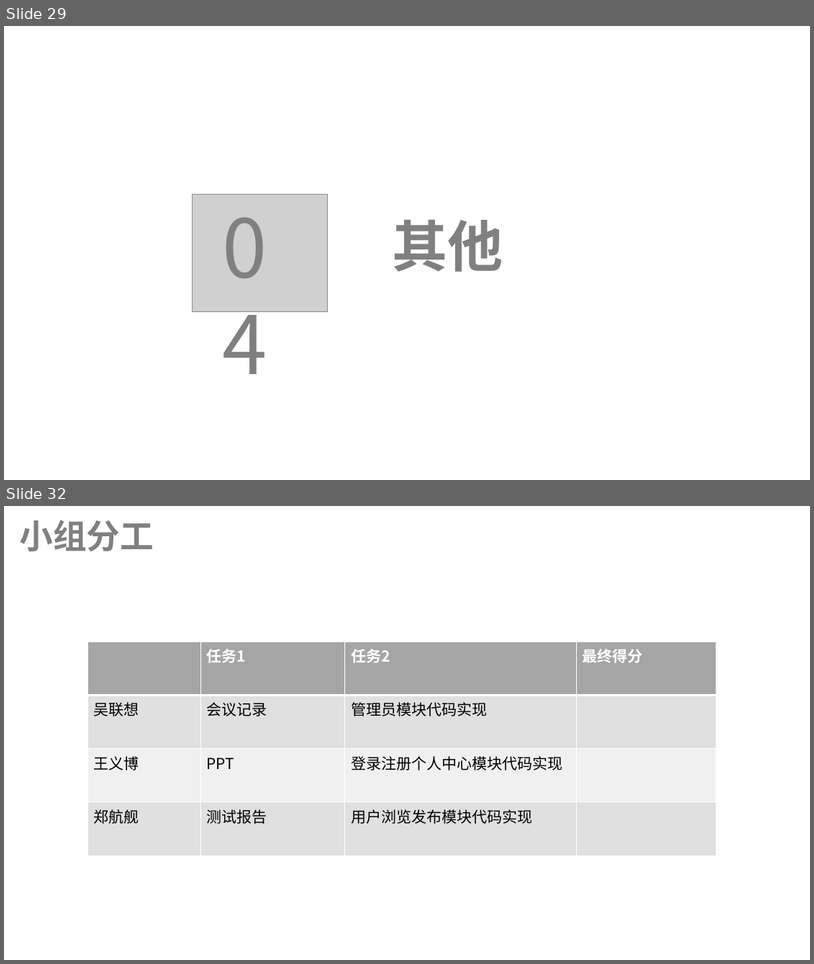
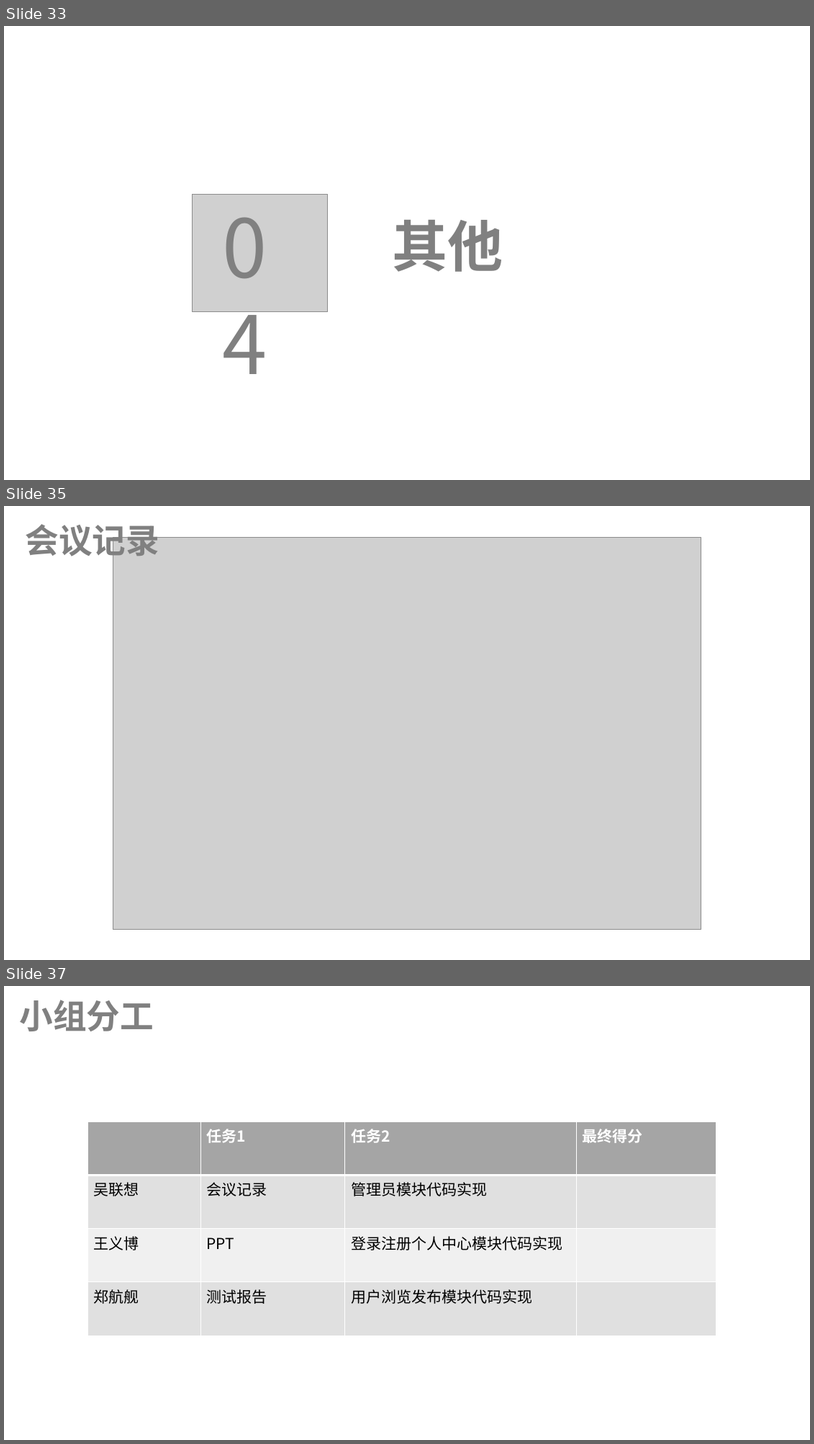
Before and after one commit to lenovo-wu/G11ZUCC, a slide deck: 代码实现.pptx. Shown one above the other, each under a label of ours: slides 29 and 32 before the commit, slides 33, 35 and 37 after it; the slides between them are not shown. The pictures are 814x964 and 814x1444 pixels, drawn with LibreOffice and Linux fonts; fonts in the diff are those of the drawing; grey boxes stand for pictures. Boxes give left, top, right and bottom in pixels: in the first picture for what was removed or moved away, otherwise in the second. Text is boxed around its words. In the diff, an @@ line names an element or a change of style, - is before the commit and + after.

```diff
--- a/代码实现.pptx
+++ b/代码实现.pptx
@@ slide 35 added at [4,506,810,960], background #FFFFFF @@
@@ text added at [25,524,160,561], 40 pt, text #808080, bold @@
+会议记录
@@ picture added at [113,537,702,928] @@
@@ what was slide 29 is now slide 33 @@
@@ what was slide 32 is now slide 37 @@
```
Also in this commit, not shown: 2 slides changed, 8 other slides added, 4 slides removed.
